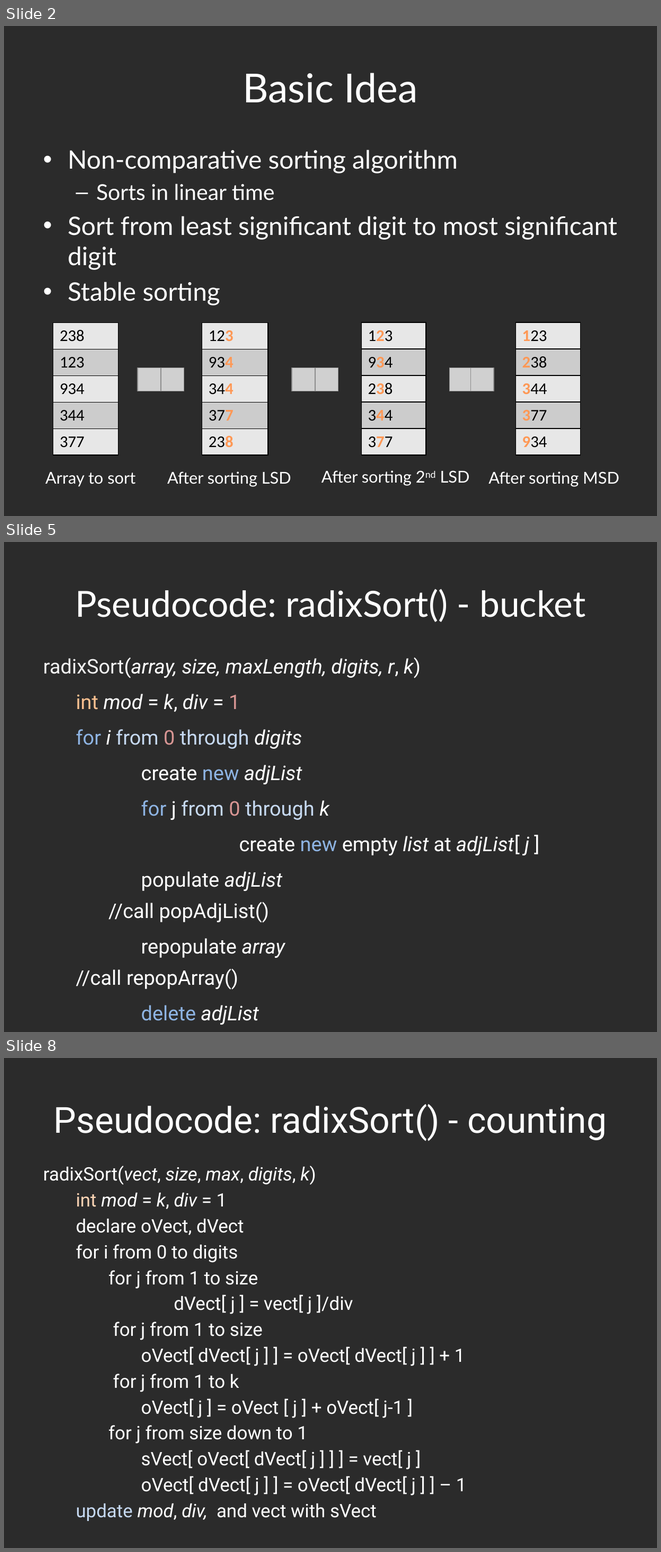
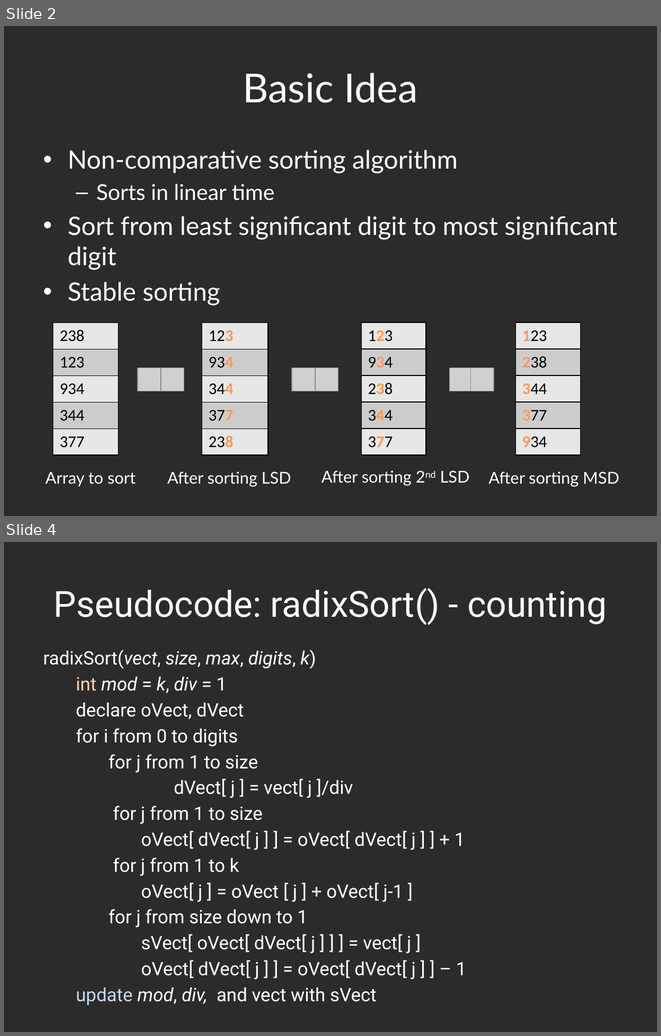
Before and after one commit to hyoshid1/project375, a slide deck: presentation_DRAFT.pptx. Shown one above the other, each under a label of ours: slides 2, 5 and 8 before the commit, slides 2 and 4 after it; the slides between them are not shown. The pictures are 661x1552 and 661x1036 pixels, drawn with LibreOffice and Linux fonts; fonts in the diff are those of the drawing; grey boxes stand for pictures; background and template pictures are left out; a plain dark background stands for a picture behind light text. Boxes give left, top, right and bottom in pixels: in the first picture for what was removed or moved away, otherwise in the second. Text is boxed around its words. In the diff, an @@ line names an element or a change of style, - is before the commit and + after.

Commit message:
ppt update

```diff
--- a/presentation_DRAFT.pptx
+++ b/presentation_DRAFT.pptx
@@ slide 5 removed at (x1=4, y1=542, x2=657, y2=1032), background picture (left out) @@
@@ title removed at (x1=75, y1=589, x2=585, y2=622) @@
-Pseudocode: radixSort() - bucket
@@ text removed at (x1=43, y1=657, x2=529, y2=1024) @@
-radixSort(array, size, maxLength, digits, r, k)
-int mod = k, div = 1
-for i from 0 through digits
-create new adjList
-for j from 0 through k
-create new empty list at adjList[ j ]
-populate adjList //call popAdjList()
-repopulate array //call repopArray()
-delete adjList
-update mod, div
@@ what was slide 8 is now slide 4 @@
```
Also in this commit, not shown: 1 slide changed, 3 other slides removed.
